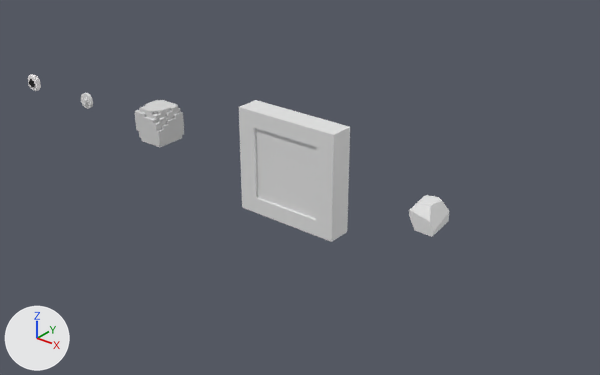
The Blender file rocco.blend: old version first, new version second.
Rendered twice from a 50 mm camera at (69.7, -45.0, 26.6) aimed at (29.9, 4.7, -4.2). Lighting does not change. The marker at lower left points along +X, +Y and +Z.

In view in the first picture: 'Case', 'Eye', 'Rock', 'eye_10x10x4', 'rock_10x10x10'.
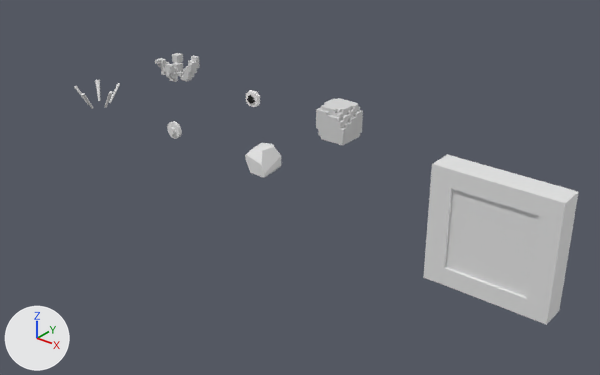
Commit message: Add hair

Edits to the bpy script that builds the scene:
```text
Add mat_name:
    mat_name = principled_material('name')
    mat_name.base_color = (0.8, 0.8, 0.8)  # white #e7e7e7
    mat_name.metallic = 0.25
    mat_name.roughness = 1.0
Add me_cylinder_001:
    me_cylinder_001.from_pydata(...)  # 64 vertices, 34 faces; spans x 0.9..1.1, y -0.08..1.15, z -0.05..1.74
Add me_name_002:
    me_name_002.from_pydata(...)  # 170 vertices, 246 faces; spans x -1.55..2.31, y -1.93..1.93, z 0.0..1.93
    me_name_002.materials.append(mat_name)  # its picture is missing
Add cu_beziercircle:
    cu_beziercircle = bpy.data.curves.new('BezierCircle', 'CURVE')
    cu_beziercircle.dimensions = '3D'
    _sp = cu_beziercircle.splines.new('BEZIER'); _sp.bezier_points.add(3)
    _sp.bezier_points.foreach_set('co', [-1.0, 0.0, 0.0, 0.0, 1.0, 0.0, 1.0, 0.0, 0.0, 0.0, -1.0, 0.0])
    _sp.bezier_points.foreach_set('handle_left', [-1.0, -0.552, 0.0, -0.552, 1.0, 0.0, 1.0, 0.552, 0.0, 0.552, -1.0, 0.0])
    _sp.bezier_points.foreach_set('handle_right', [-1.0, 0.552, 0.0, 0.552, 1.0, 0.0, 1.0, -0.552, 0.0, -0.552, -1.0, 0.0])
    for _p, _l, _r in zip(_sp.bezier_points, ['AUTO', 'AUTO', 'AUTO', 'AUTO'], ['AUTO', 'AUTO', 'AUTO', 'AUTO']): _p.handle_left_type = _l; _p.handle_right_type = _r
    _sp.order_u = 0
    _sp.order_v = 0
    _sp.use_cyclic_u = True
    cu_beziercircle.use_path = True
    cu_beziercircle.fill_mode = 'FULL'
Change ob_rock:
    ob_rock.location: (45.0, 0.0, 0.0) -> (30.0, 0.0, 0.0)
Change ob_case:
    ob_case.location: (33.0, 0.0, 0.0) -> (50.0, 0.0, 0.0)
Change ob_rock_10x10x10:
    ob_rock_10x10x10.location: (18.17, 0.0, 0.0) -> (30.0, 10.0, 0.0)
Change ob_eye:
    ob_eye.location: (8.27, 0.0, 0.0) -> (20.0, 0.0, 0.0)
Change ob_eye_10x10x4:
    ob_eye_10x10x4.location: (0.0, 0.0, 0.0) -> (20.0, 10.0, 0.0)
Add ob_cylinder:
    ob_cylinder = bpy.data.objects.new('Cylinder', me_cylinder_001)
    ob_cylinder.location = (10.0, 0.0, 0.0)
    _m = ob_cylinder.modifiers.new('Array', 'ARRAY')
    _m.fit_type = 'FIT_CURVE'
    _m.count = 5
    _m.curve = ob_beziercircle
    _m.relative_offset_displace = (6.2, 0.0, 0.0)
    _m.offset_object = ob_beziercircle
    _m = ob_cylinder.modifiers.new('Curve', 'CURVE')
    _m.object = ob_beziercircle
Add ob_beziercircle:
    ob_beziercircle = bpy.data.objects.new('BezierCircle', cu_beziercircle)
    ob_beziercircle.location = (10.0, 0.0, 0.0)
    ob_beziercircle.hide_render = True
Add ob_hair_10x5x10:
    ob_hair_10x5x10 = bpy.data.objects.new('hair_10x5x10', me_name_002)
    ob_hair_10x5x10.location = (10.0, 10.0, 0.0)
```

Where the change shows, as pixel boxes (x1, y1, x2, y2) in the pictures (600 x 375 px):
'Case', moved
    before: (239, 100, 350, 242)
    after: (423, 154, 579, 325)
'rock_10x10x10', moved
    before: (135, 100, 184, 147)
    after: (316, 98, 363, 146)
'Rock', moved
    before: (409, 195, 449, 237)
    after: (245, 143, 281, 178)
'hair_10x5x10', added
    after: (155, 53, 200, 82)
'eye_10x10x4', moved
    before: (28, 74, 41, 91)
    after: (246, 90, 260, 107)
'Eye', moved
    before: (81, 93, 93, 109)
    after: (167, 121, 182, 139)
'Cylinder', added
    after: (74, 80, 120, 109)
